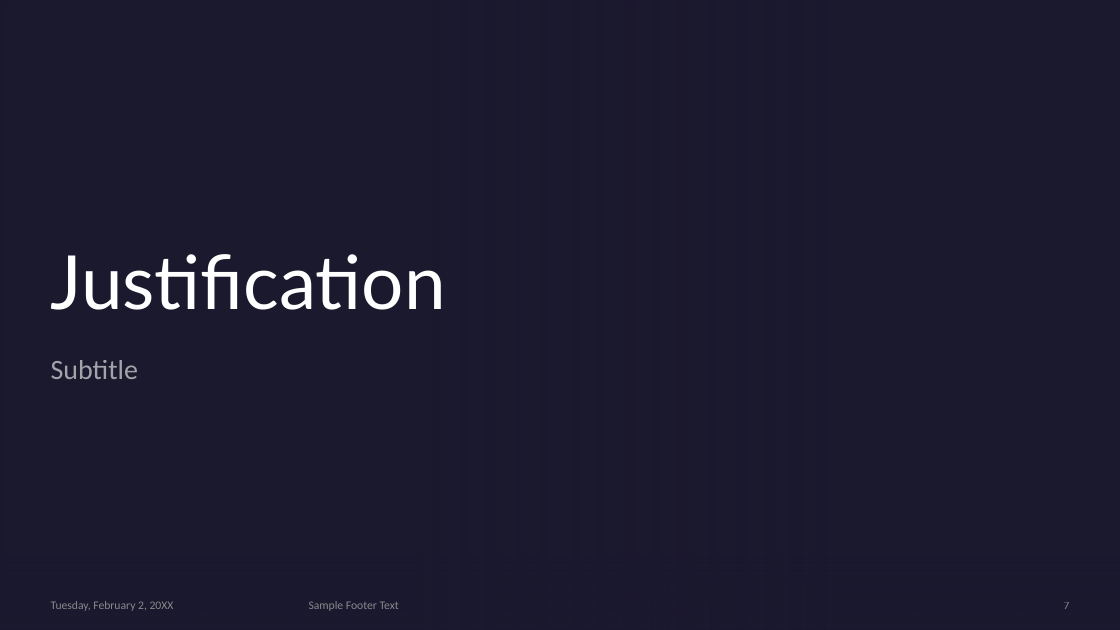
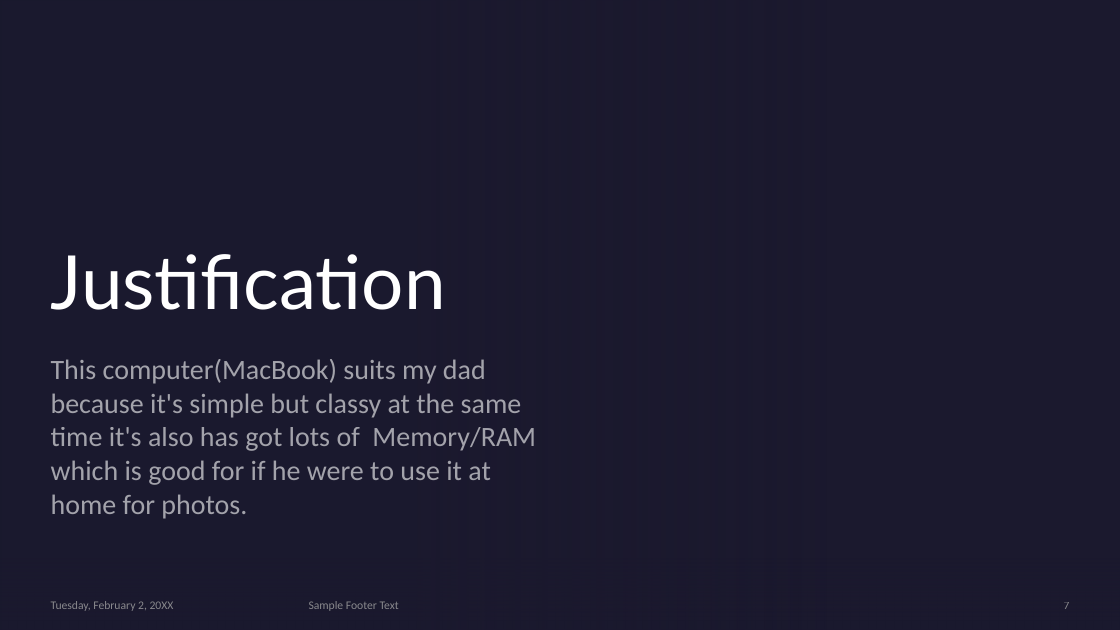
Before and after one commit to Digital-Tech-KKHS/10dtc-computer-hardware-Hannah1728, a slide deck: slide 7 of Presentation Template.pptx. Drawn at 1120x630 pixels with LibreOffice and Linux fonts; fonts in the diff are those of the drawing; background and template pictures are left out. Boxes give left, top, right and bottom in pixels: in the first picture for what was removed or moved away, otherwise in the second. Text is boxed around its words. In the diff, an @@ line names an element or a change of style, - is before the commit and + after.

```diff
--- a/Presentation Template.pptx
+++ b/Presentation Template.pptx
@@ subtitle at [51, 359, 536, 519]: text changed @@
-Subtitle
+This computer(MacBook) suits my dad because it's simple but classy at the same time it's also has got lots of Memory/RAM which is good for if he were to use it at home for photos.
```
Also in this commit, not shown: 8 other slides changed.
